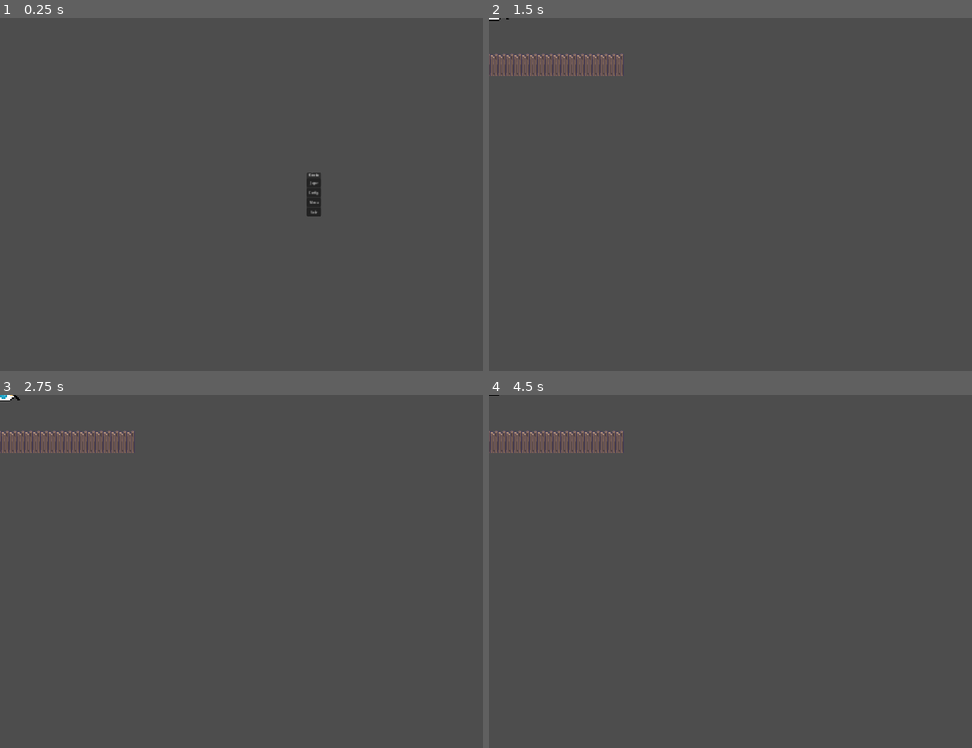
Above: before the commit, frames 1-4 (two rows, left to right).
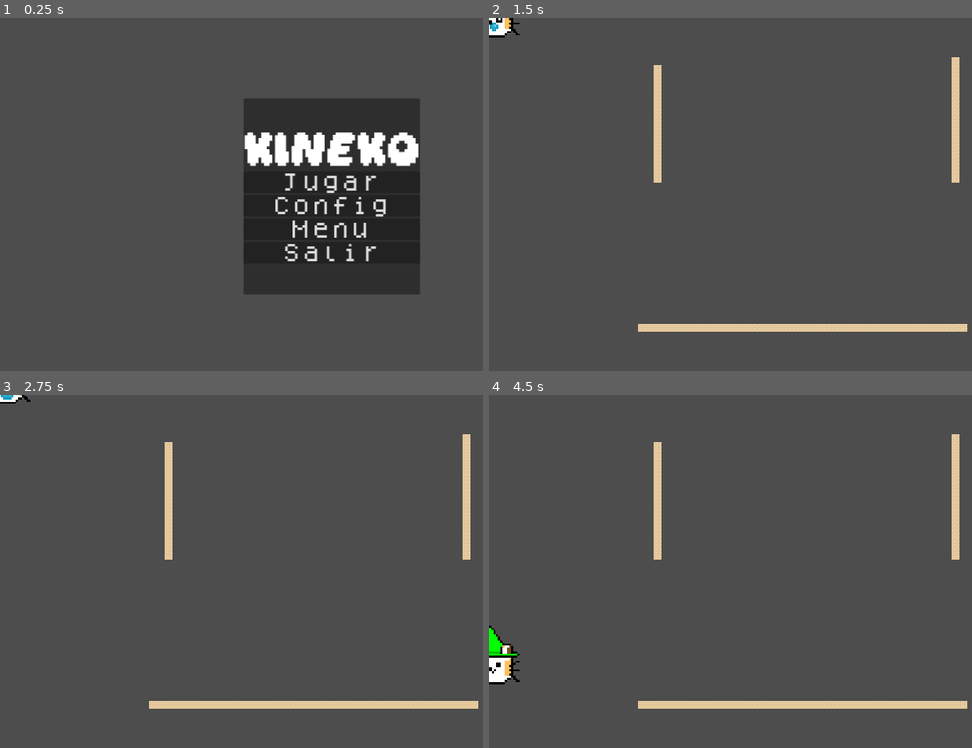
Above: after the commit, the same moments.

Repository: hernanPoblete/kineko
Game: Godot game, scene res://menus/Main_Menu.tscn
Same seed, same stepped clock (60 frames per second), same inputs: the game is played once before the commit and once after it.
Inputs:
- Up to frame 1 (0.25 s): no input
- Up to frame 2 (1.5 s): click "Config." (after the commit: "Config") at 0.5 s; click "Jugar" at 1.25 s
- Up to frame 3 (2.75 s): hold Right (color_right) from 2.03 s (still down)
- Up to frame 4 (4.5 s): release Right (color_right) at 2.78 s; hold S (move_down) 2.78-3.53 s; hold Right (color_right) 3.53-4.28 s; hold W (move_up) from 4.28 s (still down)

The runs differ from the first frame. In frame 1, 19% of the frame differs, in the area x 50-88%, y 22-79%; in frame 2, 3.9%; in frame 3, 3.7%; in frame 4, 4.3%.

Commit message:
Fonts + animación de muerte

Diff:
--- /dev/null
+++ b/fonts/botones.tres
@@ -0,0 +1,7 @@
+[gd_resource type="Theme" load_steps=2 format=3 uid="uid://bosvn0giv4ofa"]
+
+[ext_resource type="FontFile" uid="uid://dc27pw42cv37f" path="res://fonts/dogica/OTF/dogica.otf" id="1_1en0s"]
+
+[resource]
+default_font = ExtResource("1_1en0s")
+default_font_size = 40
--- /dev/null
+++ b/fonts/font.tres
@@ -0,0 +1,7 @@
+[gd_resource type="Theme" load_steps=2 format=3 uid="uid://bfkr0gyps7aje"]
+
+[ext_resource type="FontFile" uid="uid://boo1uh0hi61vw" path="res://fonts/daydream_3/Daydream.ttf" id="1_lblrt"]
+
+[resource]
+default_font = ExtResource("1_lblrt")
+default_font_size = 60
--- a/menus/Main_Menu.gd
+++ b/menus/Main_Menu.gd
@@ -13,6 +13,6 @@
 	salir.pressed.connect(_on_salir_pressed)
 
 func _on_jugar_pressed():
-	get_tree().change_scene_to_file("res://levels/test/knight_moves.tscn")
+	get_tree().change_scene_to_file("res://pruebas_de_nabil_u_w_u.tscn")
 func _on_salir_pressed():
 	get_tree().quit()
--- a/menus/Main_Menu.tscn
+++ b/menus/Main_Menu.tscn
@@ -1,7 +1,8 @@
-[gd_scene load_steps=3 format=3 uid="uid://brtcp4a6l77be"]
+[gd_scene load_steps=4 format=3 uid="uid://brtcp4a6l77be"]
 
-[ext_resource type="Theme" uid="uid://c0b68rkprue16" path="res://resources/main_menu_theme.tres" id="1_6cywy"]
+[ext_resource type="Theme" uid="uid://bosvn0giv4ofa" path="res://fonts/botones.tres" id="1_3qek6"]
 [ext_resource type="Script" path="res://menus/Main_Menu.gd" id="2_a117i"]
+[ext_resource type="Theme" uid="uid://bfkr0gyps7aje" path="res://fonts/font.tres" id="3_l40d2"]
 
 [node name="Control" type="Control"]
 process_mode = 3
@@ -13,48 +14,61 @@
 anchor_bottom = 0.5
 grow_horizontal = 2
 grow_vertical = 2
-size_flags_horizontal = 6
+size_flags_horizontal = 4
 size_flags_vertical = 6
+theme = ExtResource("1_3qek6")
 
 [node name="MarginContainer" type="MarginContainer" parent="."]
 layout_mode = 1
 anchors_preset = 15
 anchor_right = 1.0
 anchor_bottom = 1.0
+offset_left = -88.0
+offset_top = -196.0
+offset_right = 162.0
+offset_bottom = 204.0
 grow_horizontal = 2
 grow_vertical = 2
-theme = ExtResource("1_6cywy")
 
 [node name="PanelContainer" type="PanelContainer" parent="MarginContainer"]
 process_mode = 3
 layout_mode = 2
+size_flags_stretch_ratio = 1.65
 
 [node name="VBoxContainer" type="VBoxContainer" parent="MarginContainer/PanelContainer"]
 layout_mode = 2
+size_flags_vertical = 4
+size_flags_stretch_ratio = 0.0
+alignment = 1
 script = ExtResource("2_a117i")
 
 [node name="Label" type="Label" parent="MarginContainer/PanelContainer/VBoxContainer"]
 layout_mode = 2
 size_flags_horizontal = 4
+theme = ExtResource("3_l40d2")
 text = "Kineko"
 
 [node name="Jugar" type="Button" parent="MarginContainer/PanelContainer/VBoxContainer"]
 unique_name_in_owner = true
 layout_mode = 2
+theme = ExtResource("1_3qek6")
 text = "Jugar
 "
 
 [node name="Config" type="Button" parent="MarginContainer/PanelContainer/VBoxContainer"]
 unique_name_in_owner = true
 layout_mode = 2
-text = "Config."
+theme = ExtResource("1_3qek6")
+text = "Config"
 
 [node name="Creditos" type="Button" parent="MarginContainer/PanelContainer/VBoxContainer"]
 unique_name_in_owner = true
 layout_mode = 2
+theme = ExtResource("1_3qek6")
 text = "Menu"
 
 [node name="Salir" type="Button" parent="MarginContainer/PanelContainer/VBoxContainer"]
 unique_name_in_owner = true
 layout_mode = 2
+theme = ExtResource("1_3qek6")
 text = "Salir"
--- /dev/null
+++ b/menus/menu.tres
@@ -0,0 +1,43 @@
+[gd_resource type="Theme" load_steps=2 format=3 uid="uid://cn5gn8v5avth8"]
+
+[sub_resource type="FontFile" id="FontFile_crbbu"]
+cache/0/6/0/ascent = 0.0
+cache/0/6/0/descent = 0.0
+cache/0/6/0/underline_position = 0.0
+cache/0/6/0/underline_thickness = 0.0
+cache/0/6/0/scale = 1.0
+cache/0/6/0/kerning_overrides/6/0 = Vector2(0, 0)
+cache/0/6/0/kerning_overrides/16/0 = Vector2(0, 0)
+cache/0/6/0/kerning_overrides/50/0 = Vector2(0, 0)
+cache/0/6/0/kerning_overrides/60/0 = Vector2(0, 0)
+cache/0/16/0/ascent = 0.0
+cache/0/16/0/descent = 0.0
+cache/0/16/0/underline_position = 0.0
+cache/0/16/0/underline_thickness = 0.0
+cache/0/16/0/scale = 1.0
+cache/0/16/0/kerning_overrides/6/0 = Vector2(0, 0)
+cache/0/16/0/kerning_overrides/16/0 = Vector2(0, 0)
+cache/0/16/0/kerning_overrides/50/0 = Vector2(0, 0)
+cache/0/16/0/kerning_overrides/60/0 = Vector2(0, 0)
+cache/0/50/0/ascent = 0.0
+cache/0/50/0/descent = 0.0
+cache/0/50/0/underline_position = 0.0
+cache/0/50/0/underline_thickness = 0.0
+cache/0/50/0/scale = 1.0
+cache/0/50/0/kerning_overrides/6/0 = Vector2(0, 0)
+cache/0/50/0/kerning_overrides/16/0 = Vector2(0, 0)
+cache/0/50/0/kerning_overrides/50/0 = Vector2(0, 0)
+cache/0/50/0/kerning_overrides/60/0 = Vector2(0, 0)
+cache/0/60/0/ascent = 0.0
+cache/0/60/0/descent = 0.0
+cache/0/60/0/underline_position = 0.0
+cache/0/60/0/underline_thickness = 0.0
+cache/0/60/0/scale = 1.0
+cache/0/60/0/kerning_overrides/6/0 = Vector2(0, 0)
+cache/0/60/0/kerning_overrides/16/0 = Vector2(0, 0)
+cache/0/60/0/kerning_overrides/50/0 = Vector2(0, 0)
+cache/0/60/0/kerning_overrides/60/0 = Vector2(0, 0)
+
+[resource]
+default_font = SubResource("FontFile_crbbu")
+default_font_size = 60
--- a/pruebas_de_nabil_u_w_u.tscn
+++ b/pruebas_de_nabil_u_w_u.tscn
@@ -39,5 +39,5 @@
 layer_0/tile_data = PackedInt32Array(786453, 65536, 2, 851989, 65536, 2, 917525, 65536, 2, 1114133, 65536, 2, 1179669,  …(1325 unchanged characters)…
 
 [node name="kineko" parent="." instance=ExtResource("2_4q13d")]
-position = Vector2(24, -6)
-scale = Vector2(0.4, 0.4)
+position = Vector2(-0.999998, -4.76837e-07)
+scale = Vector2(0.2, 0.2)
--- a/sprites/kineko-sprites/CharacterBody2D.gd
+++ b/sprites/kineko-sprites/CharacterBody2D.gd
@@ -56,3 +56,4 @@
 			rest = rest + 60
 func kill():
 	position = Vector2(1050,40)
+	playback.travel("dead")
--- a/sprites/kineko-sprites/kineko.tscn
+++ b/sprites/kineko-sprites/kineko.tscn
@@ -1,9 +1,10 @@
-[gd_scene load_steps=16 format=3 uid="uid://bvktdldsnypm6"]
+[gd_scene load_steps=21 format=3 uid="uid://bvktdldsnypm6"]
 
 [ext_resource type="Script" path="res://sprites/kineko-sprites/CharacterBody2D.gd" id="1_1knl2"]
 [ext_resource type="Texture2D" uid="uid://chb6upxiys4ca" path="res://sprites/kineko-sprites/sleepy_calico.png" id="2_yaky2"]
 [ext_resource type="Texture2D" uid="uid://dxjk0gu6ypy5f" path="res://sprites/kineko-sprites/gorrito.png" id="3_6bfhb"]
 [ext_resource type="Texture2D" uid="uid://dyv1frxve0sgm" path="res://sprites/kineko-sprites/Awake_calico.png" id="4_16y0t"]
+[ext_resource type="Texture2D" uid="uid://cbrxxoeb5l3kn" path="res://sprites/kineko-sprites/Dead_calico.png" id="5_v8nmm"]
 
 [sub_resource type="RectangleShape2D" id="RectangleShape2D_lkk28"]
 size = Vector2(471, 450.5)
@@ -33,6 +34,82 @@
 "transitions": PackedFloat32Array(1),
 "update": 1,
 "values": [3]
+}
+tracks/2/type = "value"
+tracks/2/imported = false
+tracks/2/enabled = true
+tracks/2/path = NodePath("Gorritowo:texture")
+tracks/2/interp = 1
+tracks/2/loop_wrap = true
+tracks/2/keys = {
+"times": PackedFloat32Array(0),
+"transitions": PackedFloat32Array(1),
+"update": 1,
+"values": [ExtResource("3_6bfhb")]
+}
+tracks/3/type = "value"
+tracks/3/imported = false
+tracks/3/enabled = true
+tracks/3/path = NodePath("Gorritowo:frame")
+tracks/3/interp = 1
+tracks/3/loop_wrap = true
+tracks/3/keys = {
+"times": PackedFloat32Array(0),
+"transitions": PackedFloat32Array(1),
+"update": 1,
+"values": [0]
+}
+
+[sub_resource type="Animation" id="Animation_gp17j"]
+resource_name = "dead"
+loop_mode = 1
+tracks/0/type = "value"
+tracks/0/imported = false
+tracks/0/enabled = true
+tracks/0/path = NodePath("Gatete:texture")
+tracks/0/interp = 1
+tracks/0/loop_wrap = true
+tracks/0/keys = {
+"times": PackedFloat32Array(0),
+"transitions": PackedFloat32Array(1),
+"update": 1,
+"values": [ExtResource("5_v8nmm")]
+}
+tracks/1/type = "value"
+tracks/1/imported = false
+tracks/1/enabled = true
+tracks/1/path = NodePath("Gorritowo:texture")
+tracks/1/interp = 1
+tracks/1/loop_wrap = true
+tracks/1/keys = {
+"times": PackedFloat32Array(0),
+"transitions": PackedFloat32Array(1),
+"update": 1,
+"values": [ExtResource("3_6bfhb")]
+}
+tracks/2/type = "value"
+tracks/2/imported = false
+tracks/2/enabled = true
+tracks/2/path = NodePath("Gatete:frame")
+tracks/2/interp = 1
+tracks/2/loop_wrap = true
+tracks/2/keys = {
+"times": PackedFloat32Array(0, 0.1, 0.2, 0.3),
+"transitions": PackedFloat32Array(1, 1, 1, 1),
+"update": 1,
+"values": [0, 1, 2, 3]
+}
+tracks/3/type = "value"
+tracks/3/imported = false
+tracks/3/enabled = true
+tracks/3/path = NodePath("Gorritowo:frame")
+tracks/3/interp = 1
+tracks/3/loop_wrap = true
+tracks/3/keys = {
+"times": PackedFloat32Array(0, 0.1, 0.2, 0.3),
+"transitions": PackedFloat32Array(1, 1, 1, 1),
+"update": 1,
+"values": [0, 1, 2, 3]
 }
 
 [sub_resource type="Animation" id="Animation_8a2hk"]
@@ -132,6 +209,7 @@
 [sub_resource type="AnimationLibrary" id="AnimationLibrary_woaf2"]
 _data = {
 "RESET": SubResource("Animation_o7alt"),
+"dead": SubResource("Animation_gp17j"),
 "idle": SubResource("Animation_8a2hk"),
 "run": SubResource("Animation_aafyn")
 }
@@ -139,6 +217,9 @@
 [sub_resource type="AnimationNodeAnimation" id="AnimationNodeAnimation_b52l0"]
 animation = &"idle"
 
+[sub_resource type="AnimationNodeAnimation" id="AnimationNodeAnimation_15kjr"]
+animation = &"kill"
+
 [sub_resource type="AnimationNodeAnimation" id="AnimationNodeAnimation_4h50i"]
 animation = &"run"
 
@@ -149,13 +230,20 @@
 [sub_resource type="AnimationNodeStateMachineTransition" id="AnimationNodeStateMachineTransition_sog1r"]
 advance_mode = 2
 
+[sub_resource type="AnimationNodeStateMachineTransition" id="AnimationNodeStateMachineTransition_hybib"]
+
+[sub_resource type="AnimationNodeStateMachineTransition" id="AnimationNodeStateMachineTransition_605ju"]
+
 [sub_resource type="AnimationNodeStateMachine" id="AnimationNodeStateMachine_82k41"]
+states/Start/position = Vector2(202, 98)
 states/idle/node = SubResource("AnimationNodeAnimation_b52l0")
 states/idle/position = Vector2(410.815, 98)
+states/kill/node = SubResource("AnimationNodeAnimation_15kjr")
+states/kill/position = Vector2(521.644, 177.298)
 states/run/node = SubResource("AnimationNodeAnimation_4h50i")
 states/run/position = Vector2(622.815, 98)
-transitions = ["idle", "run", SubResource("AnimationNodeStat …(134 unchanged characters)… mationNodeStateMachineTransition_sog1r")]
-graph_offset = Vector2(33.8151, 0)
+transitions = ["idle", "run", SubResource("AnimationNodeStat …(134 unchanged characters)… mationNodeStateMachineTransition_sog1r"), "idle", "kill", SubResource("AnimationNodeStateMachineTransition_hybib"), "run", "kill", SubResource("AnimationNodeStateMachineTransition_605ju")]
+graph_offset = Vector2(-106.356, 51.2982)
 
 [node name="kineko" type="Node2D"]
 
@@ -170,14 +258,14 @@
 shape = SubResource("RectangleShape2D_lkk28")
 
 [node name="Gatete" type="Sprite2D" parent="CharacterBody2D"]
-position = Vector2(16, 56)
+position = Vector2(12, -47)
 scale = Vector2(1.5, 1.5)
 texture = ExtResource("2_yaky2")
 vframes = 4
 frame = 3
 
 [node name="Gorritowo" type="Sprite2D" parent="CharacterBody2D"]
-position = Vector2(20, -164)
+position = Vector2(8, -228)
 scale = Vector2(1.5, 1.5)
 texture = ExtResource("3_6bfhb")
 vframes = 4
Not shown, added: fonts/daydream_3/Daydream 1.0 Personal License.txt
Binary file added: fonts/daydream_3/Daydream.ttf
Not shown, added: fonts/daydream_3/Daydream.ttf.import
Binary file added: fonts/dogica/Ascii GB Studio/01.png
Not shown, added: fonts/dogica/Ascii GB Studio/01.png.import
Binary file added: fonts/dogica/Ascii GB Studio/02.png
Not shown, added: fonts/dogica/Ascii GB Studio/02.png.import
Binary file added: fonts/dogica/Ascii GB Studio/03.png
Not shown, added: fonts/dogica/Ascii GB Studio/03.png.import
Binary file added: fonts/dogica/Ascii GB Studio/04.png
Not shown, added: fonts/dogica/Ascii GB Studio/04.png.import
Binary file added: fonts/dogica/OTF/dogica.otf
(and 24 more such lines)
